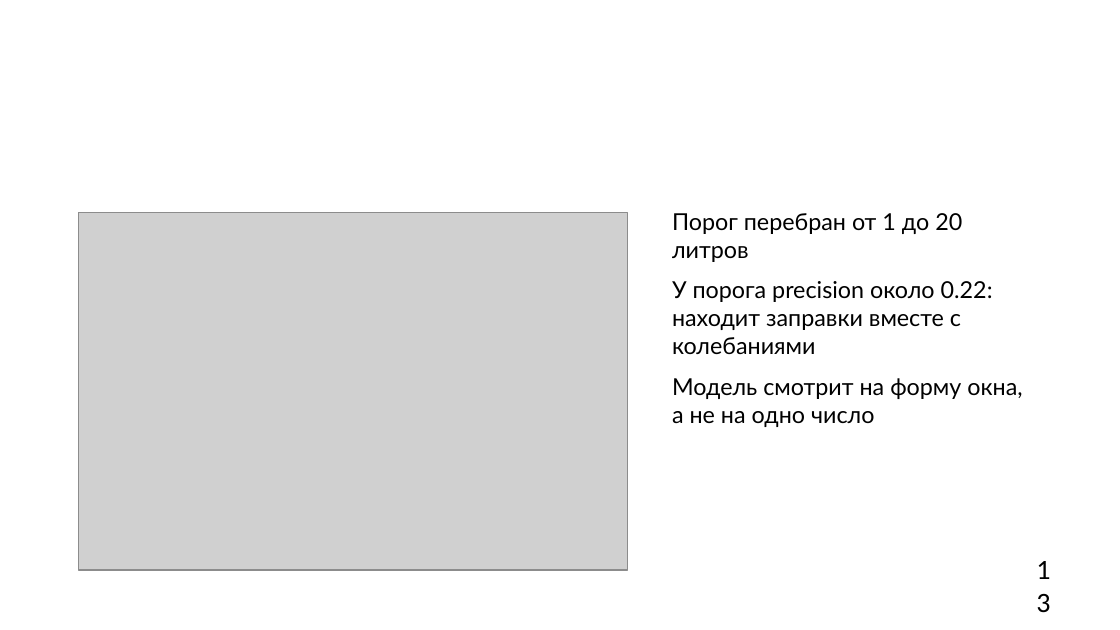
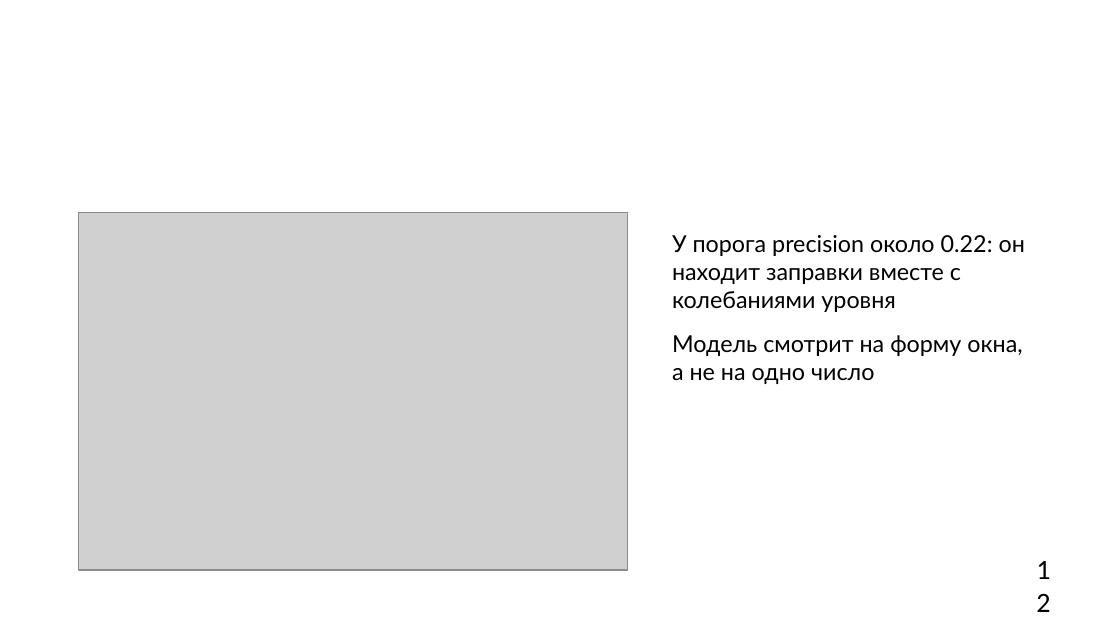
Before and after one commit to hehehelp123/fuel-refuel-lab, a slide deck: slide 12 of Лаба_заправки.pptx (slide 13 before the commit). Drawn at 1120x630 pixels with LibreOffice and Linux fonts; fonts in the diff are those of the drawing; grey boxes stand for pictures; background and template pictures are left out. Boxes give left, top, right and bottom in pixels: in the first picture for what was removed or moved away, otherwise in the second. Text is boxed around its words. In the diff, an @@ line names an element or a change of style, - is before the commit and + after.

```diff
--- a/Лаба_заправки.pptx
+++ b/Лаба_заправки.pptx
@@ text "У порога precision около 0.22: ...": place and size @@
-text "У порога precision около 0.22: ..." at box(672, 213, 1022, 427)
+text "У порога precision около 0.22: ..." at box(672, 235, 1025, 384)
@@ text at box(672, 235, 1025, 312): text changed @@
-Порог перебран от 1 до 20 литров
-У порога precision около 0.22: находит заправки вместе с колебаниями
+У порога precision около 0.22: он находит заправки вместе с колебаниями уровня
@@ text at box(672, 335, 1022, 384): more space between paragraphs @@
```
Also in this commit, not shown: 9 other slides changed, 1 slide added, 2 slides removed, 10 other files.
